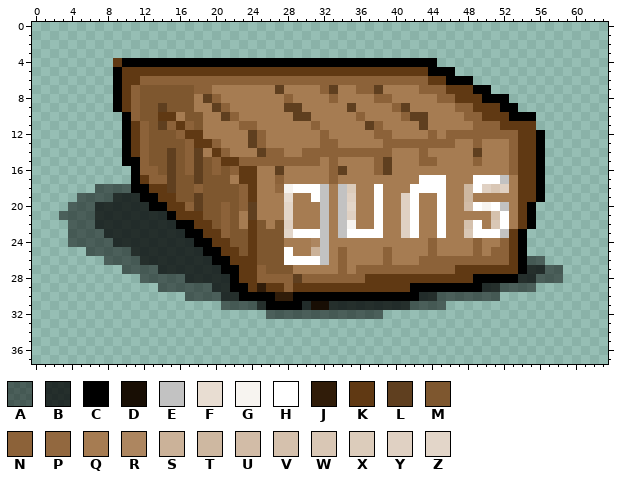
One commit to this pixel-art sprite: Desperado.gmx/sprites/images/spr_gun_pickup_0.png. The picture above was drawn from the file before the commit.
The file is 64x38 pixels. Pixels under 10% opacity are left out. Colours within 5 levels of each other are drawn and written as one.
Palette (. is transparent): A #00000080  B #000000c0  C #000000  D #180e04  E #c2c2c2  F #e8ddd2  G #f7f4f0  H #ffffff  J #301c09  K #603913  L #5f3f1f  M #7e572f  N #8c6239  P #92683f  Q #a67c52  R #ad8660  S #cbb299  T #ceb8a1  U #d2bca7  V #d5c1ad  W #d9c7b5  X #dcccbb  Y #e0d1c3  Z #e3d6c9
Pixels before (only the part around the change), first column x 0:
 7 .........CKNMMMMMMNNQQQQQQQLQQQQNLQQNNLQQQQNNNKKKCC.............
 8 .........CKNMMMMMMQLNQQQQQQQNQQQQNQQQQNNQQQQQNNKKKCCC...........
 9 .........CKNMMLMMMQQLNQQQQQQLLQQQQQLQQQQNLQQQQQNNKKKCC..........
10 ..........CNMMKKQMMQQLNQQQQQQLLQQQQQNQQQQNLLQQQQNNKKKCCC........
11 ..........CKNMLNKNMQQQQNNQQQQQQNQQQQQLNQQQQLQQQQQNNNKKKK........
12 ..........CKNMMMNKKQQQQQLNQQQQQQNQQQQQNNQQQQNQNNNNNNNNKKC.......
13 ..........CKNMMMMNKKNQQQLNQQQQQQNNQQQQQNNNNNNNNQQNQQQNKKC.......
14 ..........CKNMMLMNLQKNQQQLNNQQNNNNNNNNNNQQQNQQQQQLQQQNKKC.......
15 ..........CCNMMLMNLMNKKNNNNNNNNNQNQQQQNLQQQNNQQQQNQQQNKKC.......
16 ...........CNNMLMNLMNMNKKQQLQQQQQNLQQQNLQQQQQQQQQQQQQNKKC.......
17 ...........CKNNLMMLMMMQKKQQNQQQQQNQQQQQQQQQHHHQQQHHHEQKKC.......
18 .......AAAACCKKLMMNMMMMNKQQPGHHHEQEXQQHQQQHHHHQQTHYWYQKKC.......
19 .....AAAABBBCCKKMMLMMMMNKQQQFQQHEQEYQQHQQYHQQHQQTQQQQQKKC.......
20 ....AAABBBBBBCCKKNLMMNMNLQQQZQQQEQEZQQHQQYHQQHQQUHGHEQKC........
21 ...AAAABBBBBBBBCKKKMMNMQLQQQZQQQEQEYQQHQQYHQQHQQQQQVHQKC........
22 ....AAABBBBBBBBBCCKKMNMQKMQMYQQQEQEGQQHQQYHQQHQQVHQWHQKC........
23 ....AAAABBBBBBBBBCCKKNMMKMMMZHHHEQEHHHHQQYHQQHQQWHHHEKC.........
24 ....AAAAABBBBBBBBBCCKKMMKMMMQQQREQQQQQQQQQQQNQQQQNQQNKC.........
25 ......AAAAABBBBBBBBCCKKMKMMMHQQSEQNQQQQNQQQQNQQQQNQNNKC.........
26 ........AAAABBBBBBBBCCKKKMMMHHHHEQNQQQQNQQQNNNNNNNNNNKCAA.......
27 ..........AAAABBBBBBBCCKKNMMMQQQQQNQNNNNNNNNNNNKKKKKKKCBBAA.....
28 ............AAAAABBBBBCKKNNNNLNNNNNNNKKKKKKKKKKKKCCCCCBBAAA.....
29 ..............AAAAAABBCCKJKKNKKKKKKKKKKKKKCCCCCCCCBBAAAA........
30 .................AAAABBCCCCJJCCCCCCCCCCCCCCBBAAAAAAA............
31 .....................AAAABCCCCBDDBBBBBBBBBAAAA..................
32 ..........................AAAAAAAAAAAAA.........................
33 ................................................................
34 ................................................................
35 ................................................................
36 ................................................................
37 ................................................................
The result:
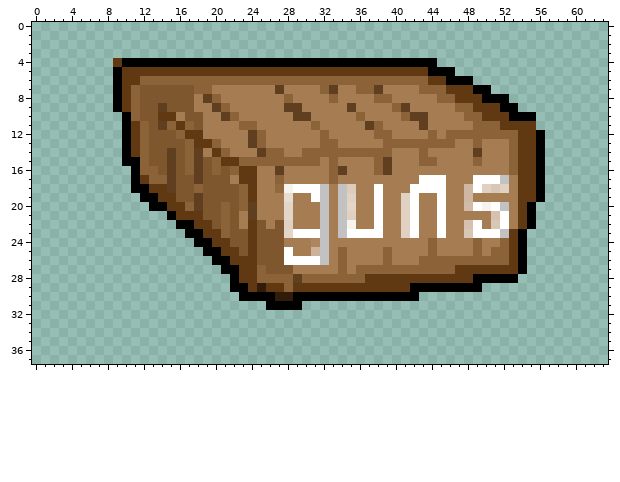
Change:
{"y":18,"x":7,"old":"AAAA","new":"...."}
{"y":19,"x":5,"old":"AAAABBB","new":"......."}
{"y":20,"x":4,"old":"AAABBBBBB","new":"........."}
{"y":21,"x":3,"old":"AAAABBBBBBBB","new":"............"}
{"y":22,"x":4,"old":"AAABBBBBBBBB","new":"............"}
{"y":23,"x":4,"old":"AAAABBBBBBBBB","new":"............."}
{"y":24,"x":4,"old":"AAAAABBBBBBBBB","new":".............."}
{"y":25,"x":6,"old":"AAAAABBBBBBBB","new":"............."}
{"y":26,"x":8,"old":"AAAABBBBBBBB","new":"............"}
{"y":26,"x":55,"old":"AA","new":".."}
{"y":27,"x":10,"old":"AAAABBBBBBB","new":"..........."}
{"y":27,"x":55,"old":"BBAA","new":"...."}
{"y":28,"x":12,"old":"AAAAABBBBB","new":".........."}
{"y":28,"x":54,"old":"BBAAA","new":"....."}
{"y":29,"x":14,"old":"AAAAAABB","new":"........"}
{"y":29,"x":50,"old":"BBAAAA","new":"......"}
{"y":30,"x":17,"old":"AAAABB","new":"......"}
{"y":30,"x":43,"old":"BBAAAAAAA","new":"........."}
{"y":31,"x":21,"old":"AAAAB","new":"....."}
{"y":31,"x":30,"old":"BDDBBBBBBBBBAAAA","new":"................"}
{"y":32,"x":26,"old":"AAAAAAAAAAAAA","new":"............."}
{"label":"erased","picture_box":[59,184,563,319]}
